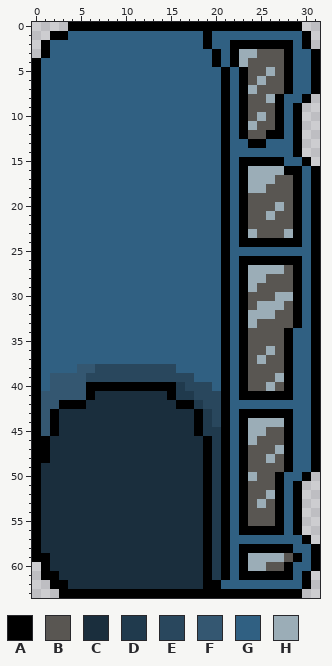
Pixel-art sprite: Assets/Sprites/Bus/bus_right.png. Above is the file before it was changed.
The file is 32x64 pixels.
Palette (. is transparent): A #000000  B #595652  C #1a2e3d  D #203a4d  E #29475d  F #345771  G #306082  H #9badb7
Pixels before, first column x 0:
 0 ....AAAAAAAAAAAAAAAAAAAAAAAAAA..
 1 ..AAGGGGGGGGGGGGGGGAGGGGGGGGGGA.
 2 .AGGGGGGGGGGGGGGGGGAGGAAAAAAAGA.
 3 .AGGGGGGGGGGGGGGGGGGAGAHHBBBAGGA
 4 AGGGGGGGGGGGGGGGGGGGAGAHBBBBAGGA
 5 AGGGGGGGGGGGGGGGGGGGGAGABBHBAGGA
 6 AGGGGGGGGGGGGGGGGGGGGAGABHBBAGGA
 7 AGGGGGGGGGGGGGGGGGGGGAGAHBBBAGGA
 8 AGGGGGGGGGGGGGGGGGGGGAGABBHAGGA.
 9 AGGGGGGGGGGGGGGGGGGGGAGABBBAGA..
10 AGGGGGGGGGGGGGGGGGGGGAGABHBAGA..
11 AGGGGGGGGGGGGGGGGGGGGAGAHBBAGA..
12 AGGGGGGGGGGGGGGGGGGGGAGABBAAGA..
13 AGGGGGGGGGGGGGGGGGGGGAGGAAGGGA..
14 AGGGGGGGGGGGGGGGGGGGGAGGGGGGGA..
15 AGGGGGGGGGGGGGGGGGGGGAGAAAAAGGA.
16 AGGGGGGGGGGGGGGGGGGGGAGAHHHHAAGA
17 AGGGGGGGGGGGGGGGGGGGGAGAHHHBBAGA
18 AGGGGGGGGGGGGGGGGGGGGAGAHHBBBAGA
19 AGGGGGGGGGGGGGGGGGGGGAGABBBBBAGA
20 AGGGGGGGGGGGGGGGGGGGGAGABBBHBAGA
21 AGGGGGGGGGGGGGGGGGGGGAGABBHBBAGA
22 AGGGGGGGGGGGGGGGGGGGGAGABBBBBAGA
23 AGGGGGGGGGGGGGGGGGGGGAGAHBBBHAGA
24 AGGGGGGGGGGGGGGGGGGGGAGAAAAAAAGA
25 AGGGGGGGGGGGGGGGGGGGGAGGGGGGGGGA
26 AGGGGGGGGGGGGGGGGGGGGAGAAAAAAAGA
27 AGGGGGGGGGGGGGGGGGGGGAGAHHHHBAGA
28 AGGGGGGGGGGGGGGGGGGGGAGAHHBBBAGA
29 AGGGGGGGGGGGGGGGGGGGGAGAHBBBBAGA
30 AGGGGGGGGGGGGGGGGGGGGAGABBBHHAGA
31 AGGGGGGGGGGGGGGGGGGGGAGABHHHBAGA
32 AGGGGGGGGGGGGGGGGGGGGAGAHHHBBAGA
33 AGGGGGGGGGGGGGGGGGGGGAGAHBBBBAGA
34 AGGGGGGGGGGGGGGGGGGGGAGABBBBAGGA
35 AGGGGGGGGGGGGGGGGGGGGAGABBBBAGGA
36 AGGGGGGGGGGGGGGGGGGGGAGABBHBAGGA
37 AGGGGGGGGGGGGGGGGGGGGAGABHBBAGGA
38 AGGGGFFEEEEEEEEEGGGGGAGABBBBAGGA
39 AGFFFFEEEEEEEEEEEEGGGAGABBBHAGGA
40 AGFFFFAAAAAAAAAADEEEGAGABBHBAGGA
41 AFFFFFACCCCCCCCADDEEEAGAAAAAAGGA
42 AFFAAACCCCCCCCCCAADEEAGGGGGGGGGA
43 AFACCCCCCCCCCCCCCCADEAGAAAAAAGGA
44 AFACCCCCCCCCCCCCCCADEAGAHHHHAGGA
45 AFACCCCCCCCCCCCCCCADDAGAHHBBAGGA
46 AACCCCCCCCCCCCCCCCCADAGAHBBBAGGA
47 AACCCCCCCCCCCCCCCCCADAGABBBHAGGA
48 AACCCCCCCCCCCCCCCCCADAGABBHBAGGA
49 ACCCCCCCCCCCCCCCCCCADAGABBBBAGGA
50 ACCCCCCCCCCCCCCCCCCADAGAHBBAGGA.
51 ACCCCCCCCCCCCCCCCCCADAGABBBAGA..
52 ACCCCCCCCCCCCCCCCCCADAGABBHAGA..
53 ACCCCCCCCCCCCCCCCCCADAGABHBAGA..
54 ACCCCCCCCCCCCCCCCCCADAGABBBAGA..
55 ACCCCCCCCCCCCCCCCCCADAGABBBAGA..
56 ACCCCCCCCCCCCCCCCCCADAGAAAAAGA..
57 ACCCCCCCCCCCCCCCCCCADAGGGGGGGGA.
58 ACCCCCCCCCCCCCCCCCCADAGAAAAAAGGA
59 AACCCCCCCCCCCCCCCCCADAGAHHHHBAGA
60 .ACCCCCCCCCCCCCCCCCADAGAHHBBAGGA
61 .AACCCCCCCCCCCCCCCCADAGAAAAAAGA.
62 ..AACCCCCCCCCCCCCCCAAGGGGGGGGGA.
63 ...AAAAAAAAAAAAAAAAAAAAAAAAAAA..
And afterwards:
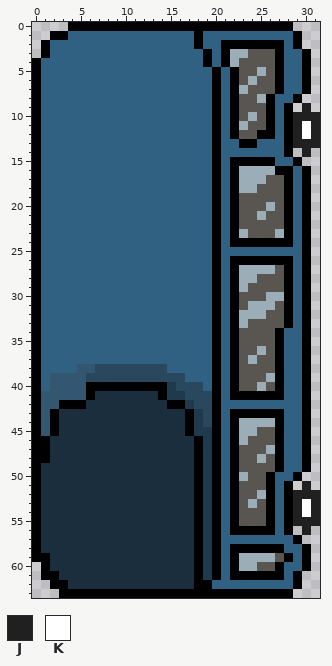
Colours new in this view: J #202020  K #ffffff
Difference:
y 0: x 29 A -> .
y 1: x 18..19 GA -> AG; x 29..30 GA -> A.
y 2: x 18..19 GA -> AG; x 21 G -> A; x 28..30 AGA -> GA.
y 3: x 19..22 GAGA -> AGAH; x 24 H -> B; x 27..28 BA -> AG; x 30..31 GA -> A.
y 4: x 19..23 GAGAH -> AGAHB; x 27..28 BA -> AG; x 30..31 GA -> A.
y 5: x 20..23 GAGA -> AGAB; x 25..28 BHBA -> HBAG; x 30..31 GA -> A.
y 6: x 20..25 GAGABH -> AGABHB; x 27..28 BA -> AG; x 30..31 GA -> A.
y 7: x 20..24 GAGAH -> AGAHB; x 27..28 BA -> AG; x 30..31 GA -> A.
y 8: x 20..23 GAGA -> AGAB; x 25..27 BHA -> HAG; x 29..30 GA -> A.
y 9: x 20..23 GAGA -> AGAB; x 26..30 BAGA. -> AGA.J
y 10: x 20..31 GAGABHBAGA.. -> AGABHBAGAJJJ
y 11: x 20..24 GAGAH -> AGAHB; x 26..31 BAGA.. -> AGAJKJ
y 12: x 20..23 GAGA -> AGAB; x 25 B -> A; x 27..31 AGA.. -> GAJKJ
y 13: x 20..21 GA -> AG; x 23 G -> A; x 25 A -> G; x 28..31 GA.. -> AJJJ
y 14: x 20..21 GA -> AG; x 28..30 GA. -> A.J
y 15: x 20..22 GAG -> AGA; x 27 A -> G; x 29..30 GA -> A.
y 16: x 20..23 GAGA -> AGAH; x 27 H -> A; x 29..31 AGA -> GA.
y 17: x 20..23 GAGA -> AGAH; x 26 H -> B; x 28..31 BAGA -> AGA.
y 18: x 20..23 GAGA -> AGAH; x 25 H -> B; x 28..31 BAGA -> AGA.
y 19: x 20..23 GAGA -> AGAB; x 28..31 BAGA -> AGA.
y 20: x 20..23 GAGA -> AGAB; x 26..31 BHBAGA -> HBAGA.
y 21: x 20..23 GAGA -> AGAB; x 25..26 BH -> HB; x 28..31 BAGA -> AGA.
y 22: x 20..23 GAGA -> AGAB; x 28..31 BAGA -> AGA.
y 23: x 20..24 GAGAH -> AGAHB; x 27..31 BHAGA -> HAGA.
y 24: x 20..22 GAG -> AGA; x 29..31 AGA -> GA.
y 25: x 20..21 GA -> AG; x 30..31 GA -> A.
y 26: x 20..22 GAG -> AGA; x 29..31 AGA -> GA.
y 27: x 20..23 GAGA -> AGAH; x 27..31 HBAGA -> BAGA.
y 28: x 20..23 GAGA -> AGAH; x 25 H -> B; x 28..31 BAGA -> AGA.
y 29: x 20..24 GAGAH -> AGAHB; x 28..31 BAGA -> AGA.
y 30: x 20..23 GAGA -> AGAB; x 26 B -> H; x 28..31 HAGA -> AGA.
y 31: x 20..24 GAGAB -> AGABH; x 27..31 HBAGA -> BAGA.
y 32: x 20..23 GAGA -> AGAH; x 26 H -> B; x 28..31 BAGA -> AGA.
y 33: x 20..24 GAGAH -> AGAHB; x 28..31 BAGA -> AGA.
y 34..35: x 20..23 GAGA -> AGAB; x 27..28 BA -> AG; x 30..31 GA -> A.
y 36: x 20..23 GAGA -> AGAB; x 25..28 BHBA -> HBAG; x 30..31 GA -> A.
y 37: x 20..25 GAGABH -> AGABHB; x 27..28 BA -> AG; x 30..31 GA -> A.
y 38: x 15 E -> G; x 20..23 GAGA -> AGAB; x 27..28 BA -> AG; x 30..31 GA -> A.
y 39: x 17 E -> G; x 20..23 GAGA -> AGAB; x 26..28 BHA -> HAG; x 30..31 GA -> A.
y 40: x 15..16 AD -> DE; x 19..23 EGAGA -> GAGAB; x 25..28 BHBA -> HBAG; x 30..31 GA -> A.
y 41: x 14..15 CA -> AD; x 17 D -> E; x 20..22 EAG -> AGA; x 28 A -> G; x 30..31 GA -> A.
y 42: x 15 C -> A; x 17..18 AD -> DE; x 20..21 EA -> AG; x 30..31 GA -> A.
y 43: x 17..22 CADEAG -> ADEAGA; x 28 A -> G; x 30..31 GA -> A.
y 44: x 17..23 CADEAGA -> ADEAGAH; x 27..28 HA -> AG; x 30..31 GA -> A.
y 45: x 17..18 CA -> AD; x 20..23 DAGA -> AGAH; x 25 H -> B; x 27..28 BA -> AG; x 30..31 GA -> A.
y 46: x 18..24 CADAGAH -> ADAGAHB; x 27..28 BA -> AG; x 30..31 GA -> A.
y 47: x 18..23 CADAGA -> ADAGAB; x 26..28 BHA -> HAG; x 30..31 GA -> A.
y 48: x 18..23 CADAGA -> ADAGAB; x 25..28 BHBA -> HBAG; x 30..31 GA -> A.
y 49: x 18..23 CADAGA -> ADAGAB; x 27..28 BA -> AG; x 30..31 GA -> A.
y 50: x 18..24 CADAGAH -> ADAGAHB; x 26..27 BA -> AG; x 29..30 GA -> A.
y 51: x 18..23 CADAGA -> ADAGAB; x 26..30 BAGA. -> AGA.J
y 52: x 18..23 CADAGA -> ADAGAB; x 25..31 BHAGA.. -> HAGAJJJ
y 53: x 18..31 CADAGABHBAGA.. -> ADAGABHBAGAJKJ
y 54: x 18..23 CADAGA -> ADAGAB; x 26..31 BAGA.. -> AGAJKJ
y 55: x 18..23 CADAGA -> ADAGAB; x 26..31 BAGA.. -> AGAJJJ
y 56: x 18..22 CADAG -> ADAGA; x 27..30 AGA. -> GA.J
y 57: x 18..21 CADA -> ADAG; x 29..30 GA -> A.
y 58: x 18..22 CADAG -> ADAGA; x 28 A -> G; x 30..31 GA -> A.
y 59: x 18..23 CADAGA -> ADAGAH; x 27..31 HBAGA -> BAGA.
y 60: x 18..23 CADAGA -> ADAGAH; x 25 H -> B; x 27..28 BA -> AG; x 30..31 GA -> A.
y 61: x 18..22 CADAG -> ADAGA; x 28..30 AGA -> GA.
y 62: x 18 C -> A; x 20 A -> G; x 29..30 GA -> A.
y 63: x 29 A -> .
